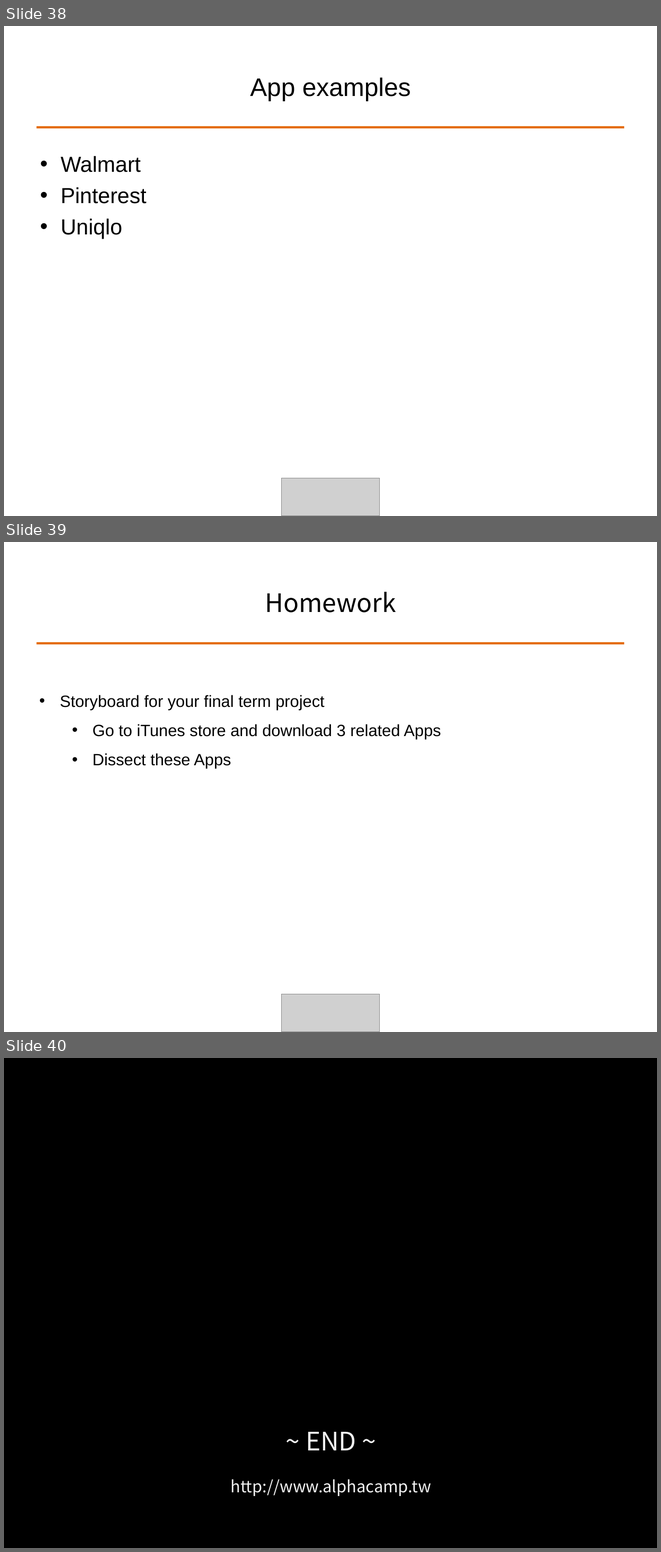
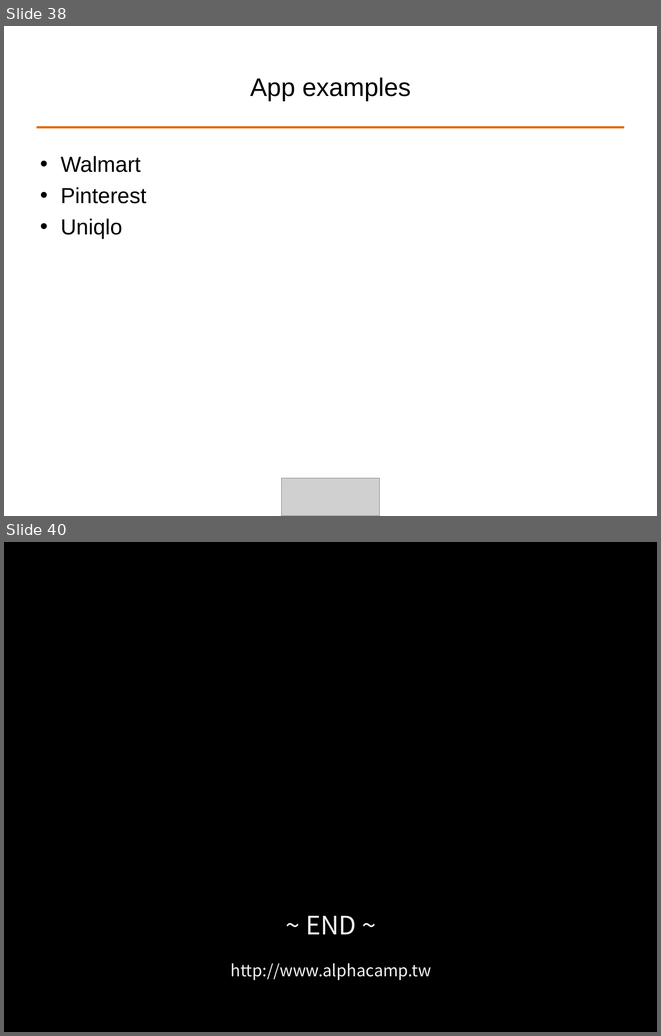
Before and after one commit to ALPHACamp/Camp-3-iOS-Dev, a slide deck: Class presentation/Week3 - Shyne/10-20-2014.ppt. Shown one above the other, each under a label of ours: slides 38, 39 and 40 before the commit, slides 38 and 40 after it; the slides between them are not shown. The pictures are 661x1552 and 661x1036 pixels, drawn with LibreOffice and Linux fonts; fonts in the diff are those of the drawing; grey boxes stand for pictures. Boxes give left, top, right and bottom in pixels: in the first picture for what was removed or moved away, otherwise in the second. Text is boxed around its words. In the diff, an @@ line names an element or a change of style, - is before the commit and + after.

Commit message:
update homework page

```diff
--- a/Class presentation/Week3 - Shyne/10-20-2014.ppt
+++ b/Class presentation/Week3 - Shyne/10-20-2014.ppt
@@ slide 39 removed at [4, 542, 657, 1032], background #FFFFFF @@
@@ title removed at [265, 592, 396, 612] @@
-Homework
@@ line removed from (37, 643) to (624, 643) @@
@@ text removed at [60, 695, 441, 768] @@
-• Storyboard for your final term project
-  • Go to iTunes store and download 3 related Apps
-  • Dissect these Apps
@@ picture removed at [282, 994, 379, 1032] @@
```
Also in this commit, not shown: 1 slide added.
